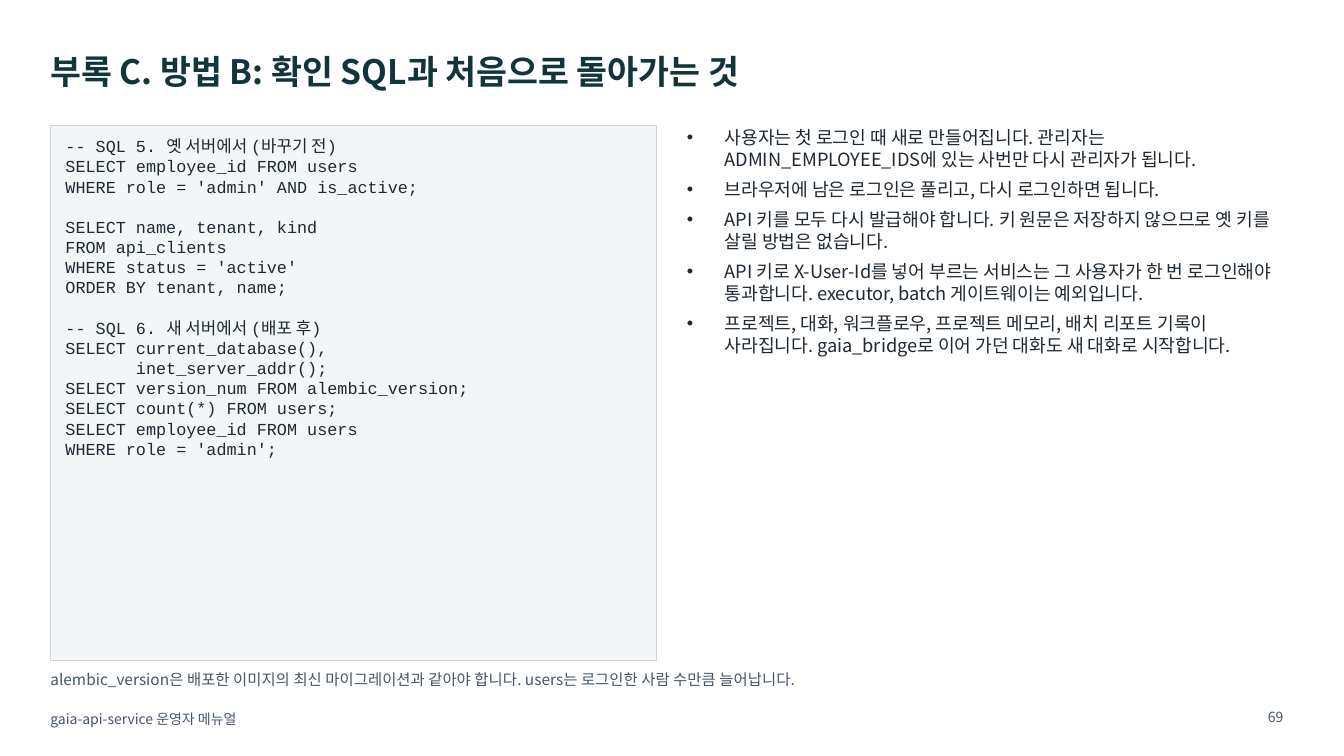
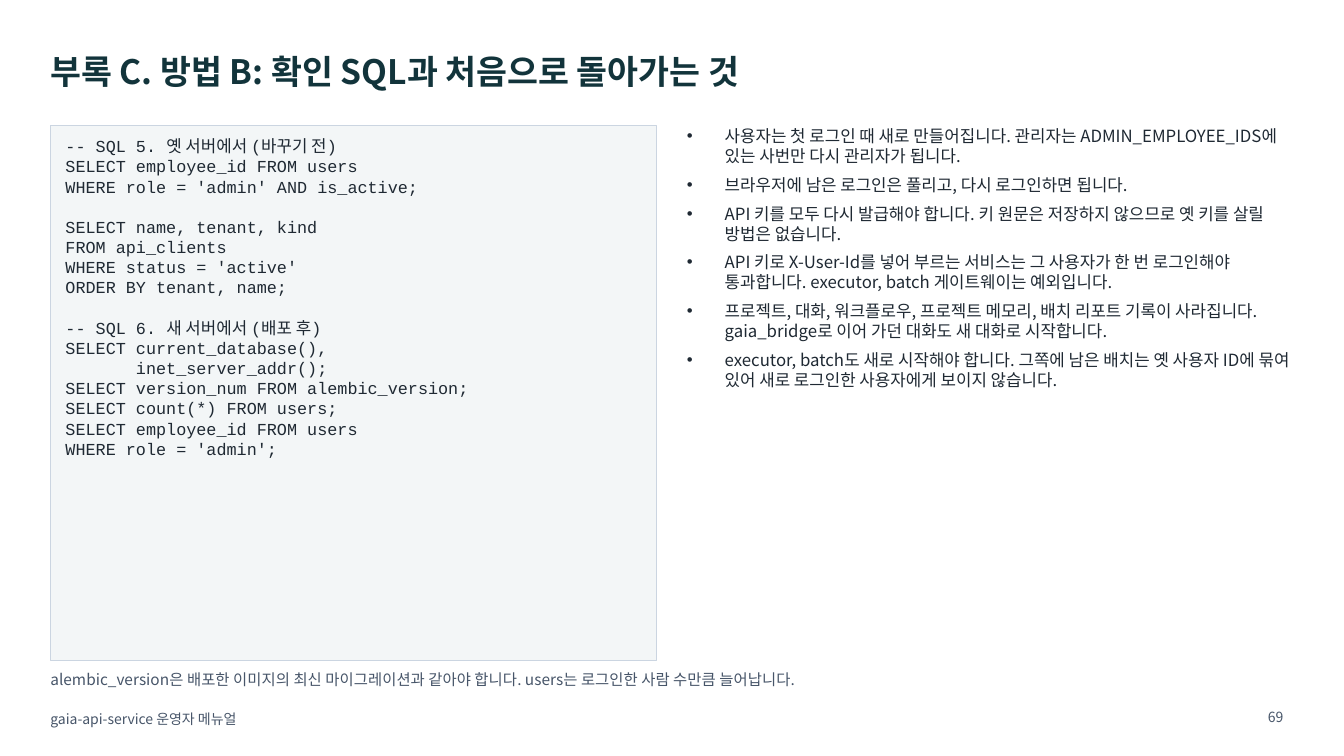
Before and after one commit to KimHwaJin/pr-agentic-service, a slide deck: slide 69 of docs/deliverables/08-operator-manual.pptx. Drawn at 1344x756 pixels with LibreOffice and Linux fonts; fonts in the diff are those of the drawing. Boxes give left, top, right and bottom in pixels: in the first picture for what was removed or moved away, otherwise in the second. Text is boxed around its words. In the diff, an @@ line names an element or a change of style, - is before the commit and + after.

```diff
--- a/docs/deliverables/08-operator-manual.pptx
+++ b/docs/deliverables/08-operator-manual.pptx
@@ text at (725,128,1277,341): size 13 to 12 pt in "사용자는 첫 로그인 때 새로 만들어집니다. 관리자는 ...", "브라우저에 남은 로그인은 풀리고, 다시 로그인하면 됩니다.", "API 키를 모두 다시 발급해야 합니다. 키 ...", "API 키로 X-User-Id를 넣어 부르는 서비스는 그 ..." and 1 more places @@
@@ text at (725,352,1290,388): paragraph added @@
+• executor, batch도 새로 시작해야 합니다. 그쪽에 남은 배치는 옛 사용자 ID에 묶여 있어 새로 로그인한 사용자에게 보이지 않습니다.
```
Also in this commit, not shown: 4 other slides changed, 1 slide added, 2 other files.
